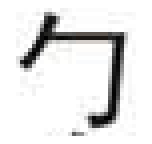
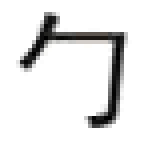
Before/after of a 152 × 144 layered artwork. What changed in the layer stack:
painted on "Pasted Layer" over left=16, top=8, right=136, bottom=136
